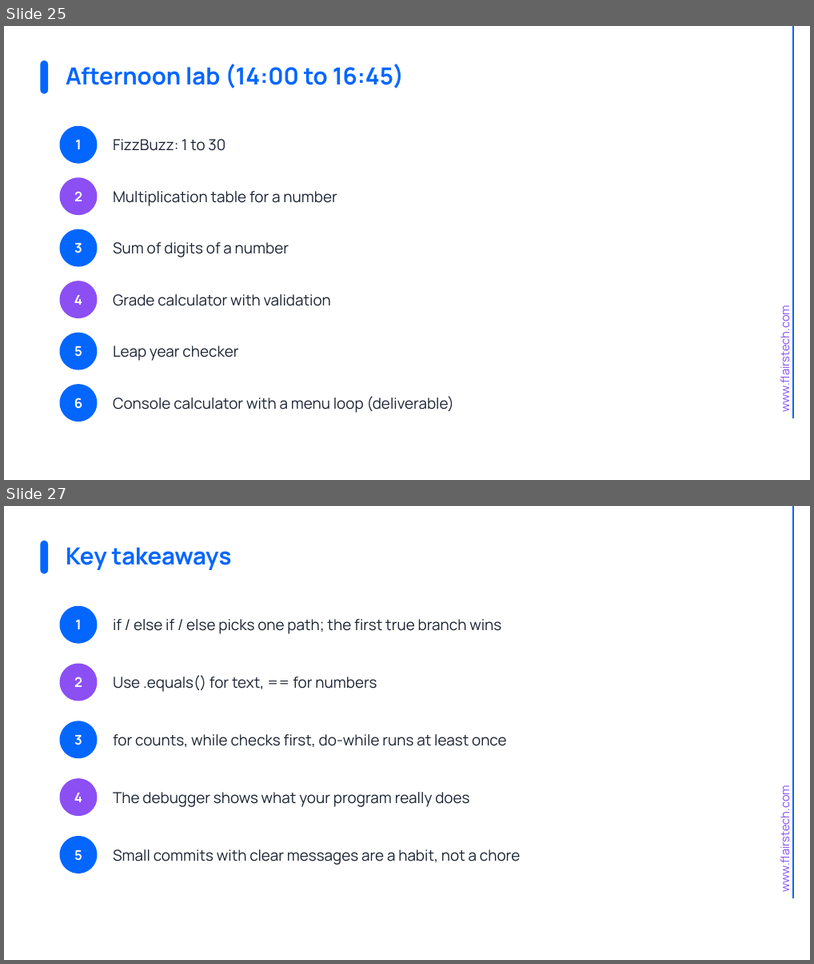
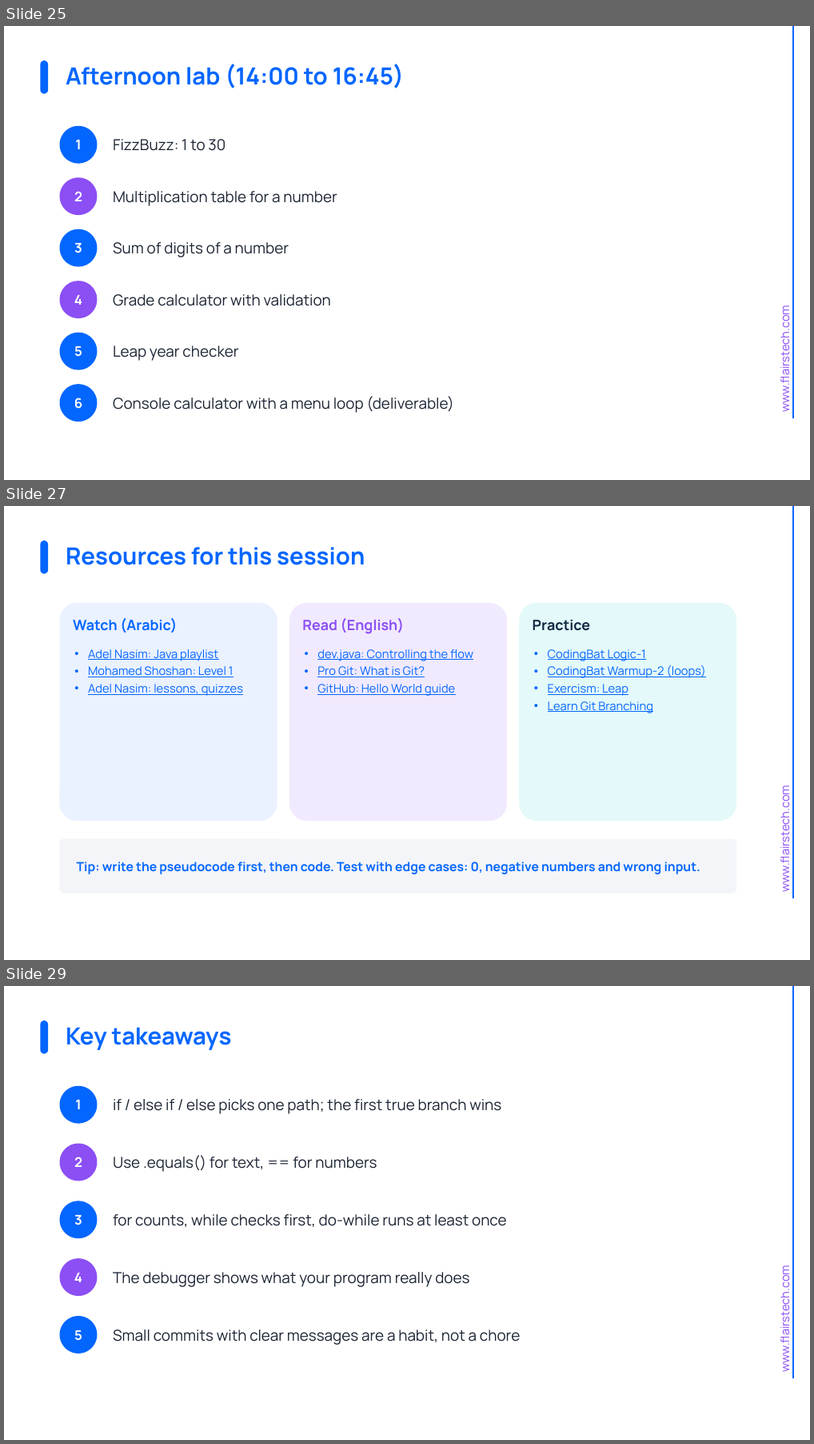
Before and after one commit to muhammedkamal/java-spring-bootcamp, a slide deck: files/Session02_Decisions_Loops_and_Git.pptx. Shown one above the other, each under a label of ours: slides 25 and 27 before the commit, slides 25, 27 and 29 after it; the slides between them are not shown. The pictures are 814x964 and 814x1444 pixels, drawn with LibreOffice and Linux fonts; fonts in the diff are those of the drawing; background and template pictures are left out. Boxes give left, top, right and bottom in pixels: in the first picture for what was removed or moved away, otherwise in the second. Text is boxed around its words. In the diff, an @@ line names an element or a change of style, - is before the commit and + after.

Commit message:
Session 1B deck: add materials, resources and before-next-session slides

```diff
--- a/files/Session02_Decisions_Loops_and_Git.pptx
+++ b/files/Session02_Decisions_Loops_and_Git.pptx
@@ slide 27 added at (4, 506, 810, 960), background #FFFFFF; not listed: 2 template elements that a slide beside it also shows @@
@@ rounded rectangle added at (40, 540, 48, 574), fill #0366FF @@
@@ title added at (66, 547, 365, 565), 28 pt, text #0366FF, bold @@
+Resources for this session
@@ rounded rectangle added at (60, 603, 278, 820), fill #EAF1FF @@
@@ text added at (73, 618, 177, 632), 17 pt, text #0366FF, bold @@
+Watch (Arabic)
@@ rounded rectangle added at (290, 603, 507, 820), fill #F1EAFE @@
@@ text added at (302, 618, 404, 634), 17 pt, text #8C4FF4, bold @@
+Read (English)
@@ rounded rectangle added at (519, 603, 738, 820), fill #E3F9FA @@
@@ text added at (533, 620, 590, 631), 17 pt, text #0E2841, bold @@
+Practice
@@ text added at (88, 649, 243, 696), 14 pt, text #0366FF, underline @@
+• Adel Nasim: Java playlist
+• Mohamed Shoshan: Level 1
+• Adel Nasim: lessons, quizzes
@@ text added at (318, 649, 474, 696), 14 pt, text #0366FF, underline @@
+• dev.java: Controlling the flow
+• Pro Git: What is Git?
+• GitHub: Hello World guide
@@ text added at (548, 649, 706, 713), 14 pt, text #0366FF, underline @@
+• CodingBat Logic-1
+• CodingBat Warmup-2 (loops)
+• Exercism: Leap
+• Learn Git Branching
@@ rounded rectangle added at (60, 839, 738, 893), fill #F3F5F9 @@
@@ text added at (77, 861, 701, 874), 15 pt, text #0366FF, bold @@
+Tip: write the pseudocode first, then code. Test with edge cases: 0, negative numbers and wrong input.
@@ what was slide 27 is now slide 29 @@
```
Also in this commit, not shown: 2 other slides added, 1 slide removed.
